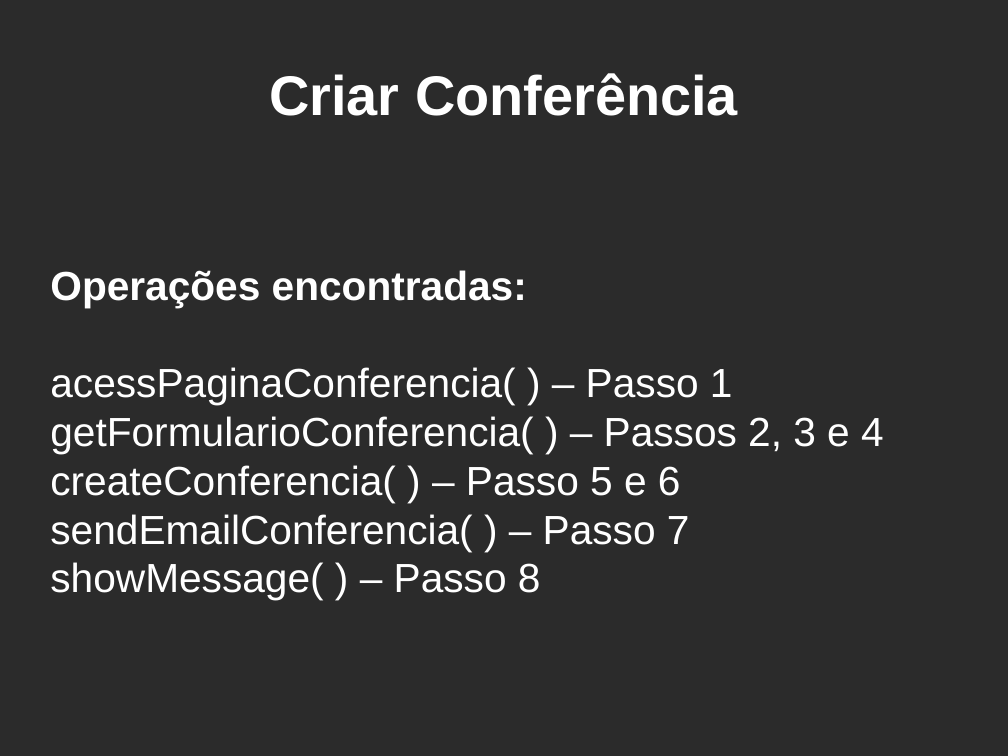
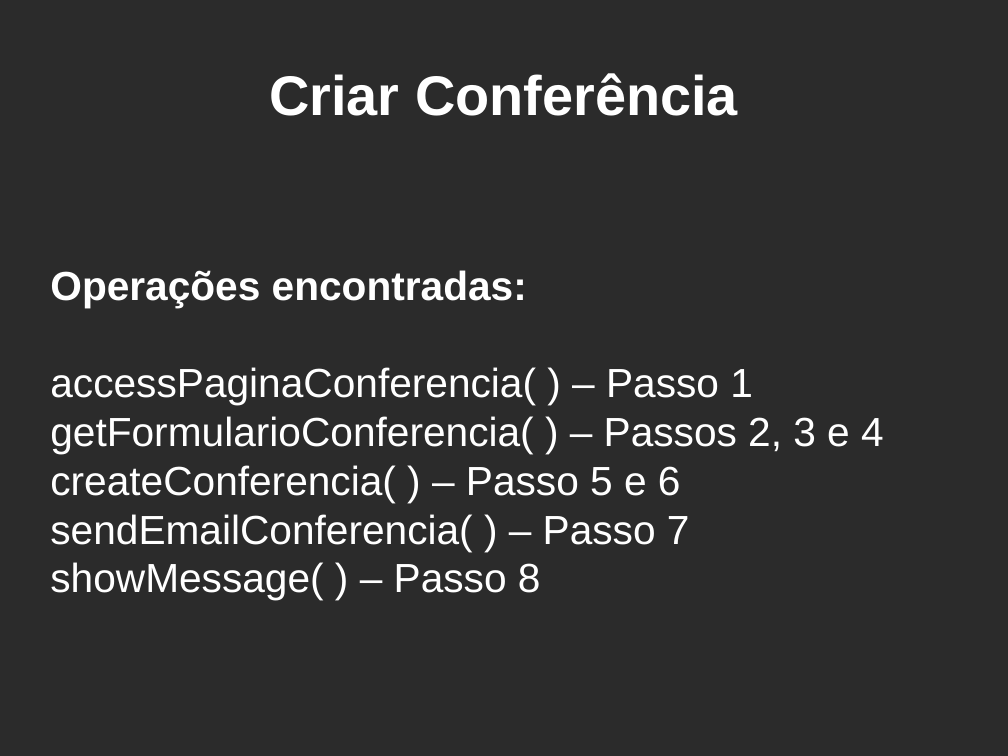
Before and after one commit to birocchi/mc436-unicamp-2009s2-g8, a slide deck: slide 9 of apresentacao/apresentacao etapa 4.odp. Drawn at 1008x756 pixels with LibreOffice and Linux fonts; fonts in the diff are those of the drawing; background and template pictures are left out; a plain dark background stands for a picture behind light text. Boxes give left, top, right and bottom in pixels: in the first picture for what was removed or moved away, otherwise in the second. Text is boxed around its words. In the diff, an @@ line names an element or a change of style, - is before the commit and + after.

Commit message:
Typo no slide 9.

```diff
--- a/apresentacao/apresentacao etapa 4.odp
+++ b/apresentacao/apresentacao etapa 4.odp
@@ subtitle at box(50, 367, 753, 405): text changed @@
-acessPaginaConferencia( ) – Passo 1
+accessPaginaConferencia( ) – Passo 1
```
